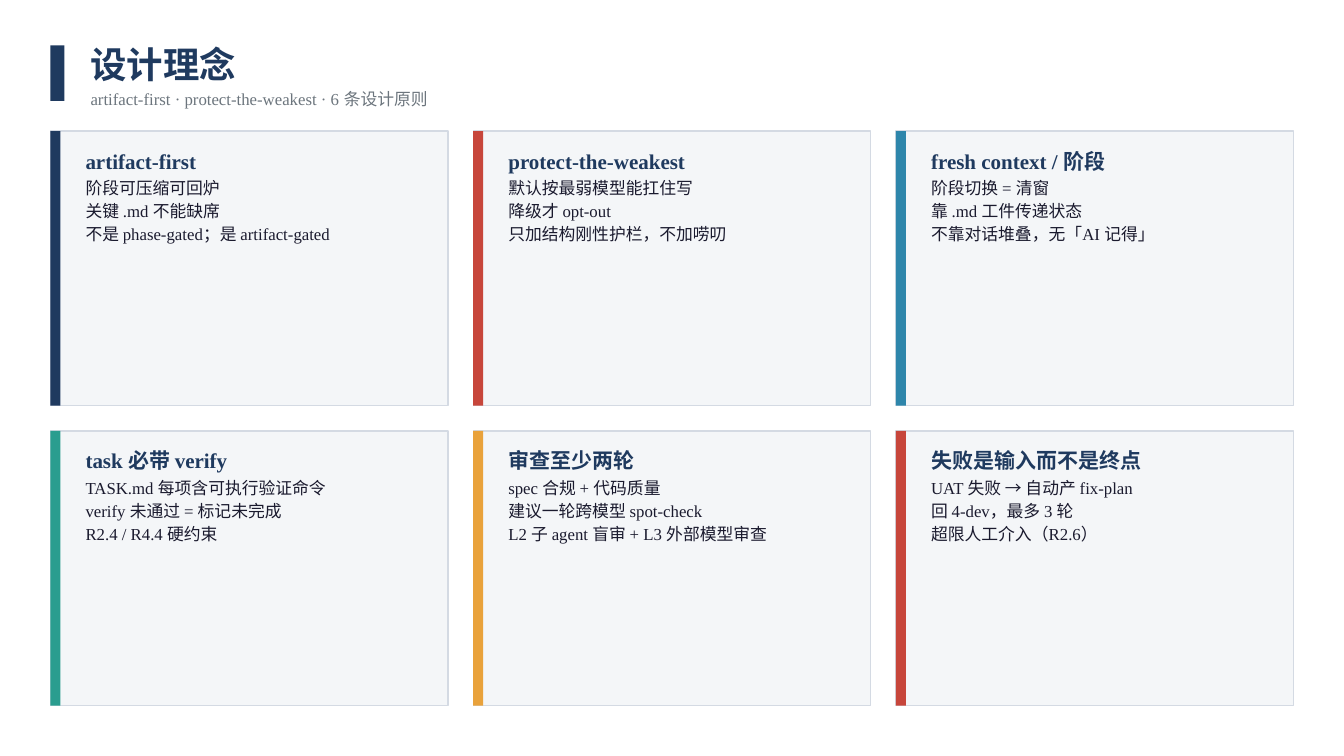
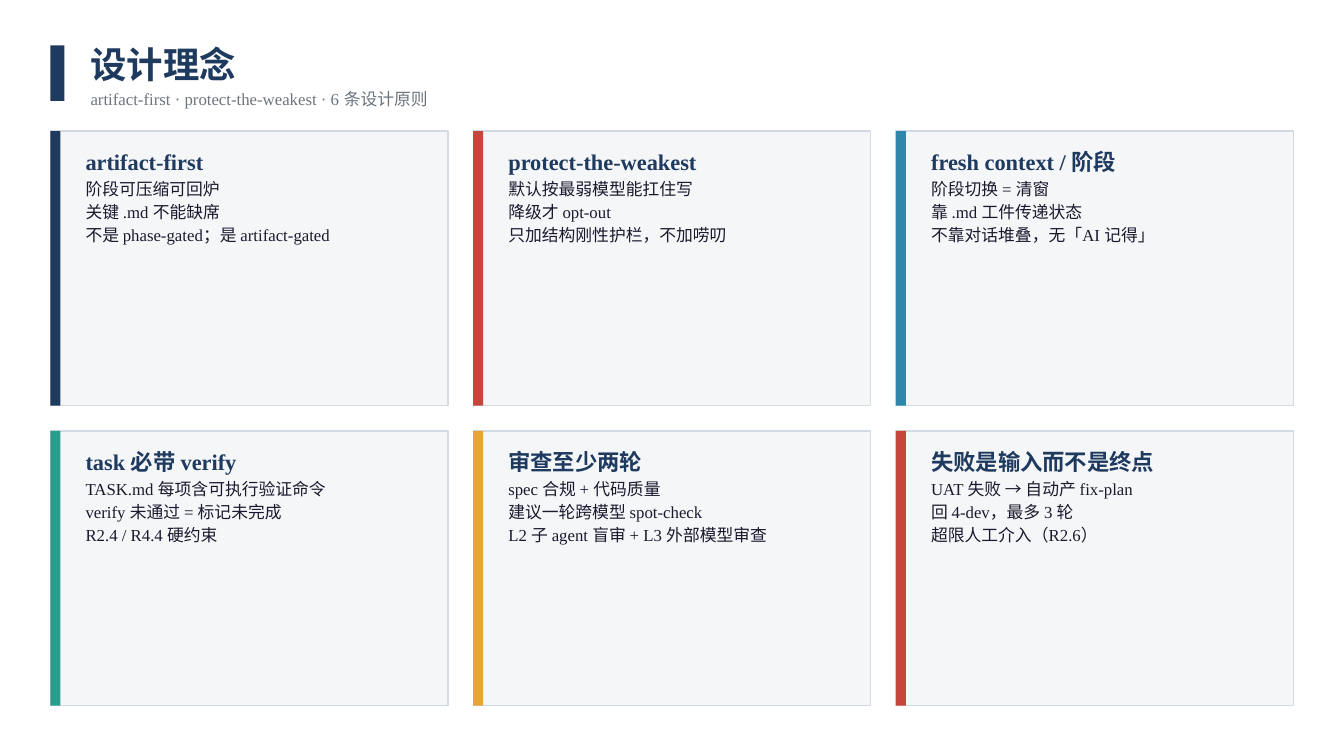
Before and after one commit to Hellrabb/flow-kit, a slide deck: slide 3 of flow-kit-技术设计.pptx. Drawn at 1344x756 pixels with LibreOffice and Linux fonts; fonts in the diff are those of the drawing. Boxes give left, top, right and bottom in pixels: in the first picture for what was removed or moved away, otherwise in the second. Text is boxed around its words. In the diff, an @@ line names an element or a change of style, - is before the commit and + after.

```diff
--- a/flow-kit-技术设计.pptx
+++ b/flow-kit-技术设计.pptx
@@ text at bbox=[86, 154, 204, 170]: size 15 to 16 pt in "artifact-first" @@
@@ text at bbox=[508, 154, 696, 175]: size 15 to 16 pt in "protect-the-weakest" @@
@@ text at bbox=[931, 151, 1117, 172]: size 15 to 16 pt in "fresh context / 阶段" @@
@@ text at bbox=[86, 451, 237, 475]: size 15 to 16 pt in "task 必带 verify" @@
@@ text at bbox=[508, 451, 642, 472]: size 15 to 16 pt in "审查至少两轮" @@
@@ text at bbox=[931, 451, 1154, 472]: size 15 to 16 pt in "失败是输入而不是终点" @@
```
Also in this commit, not shown: 23 other slides changed.
